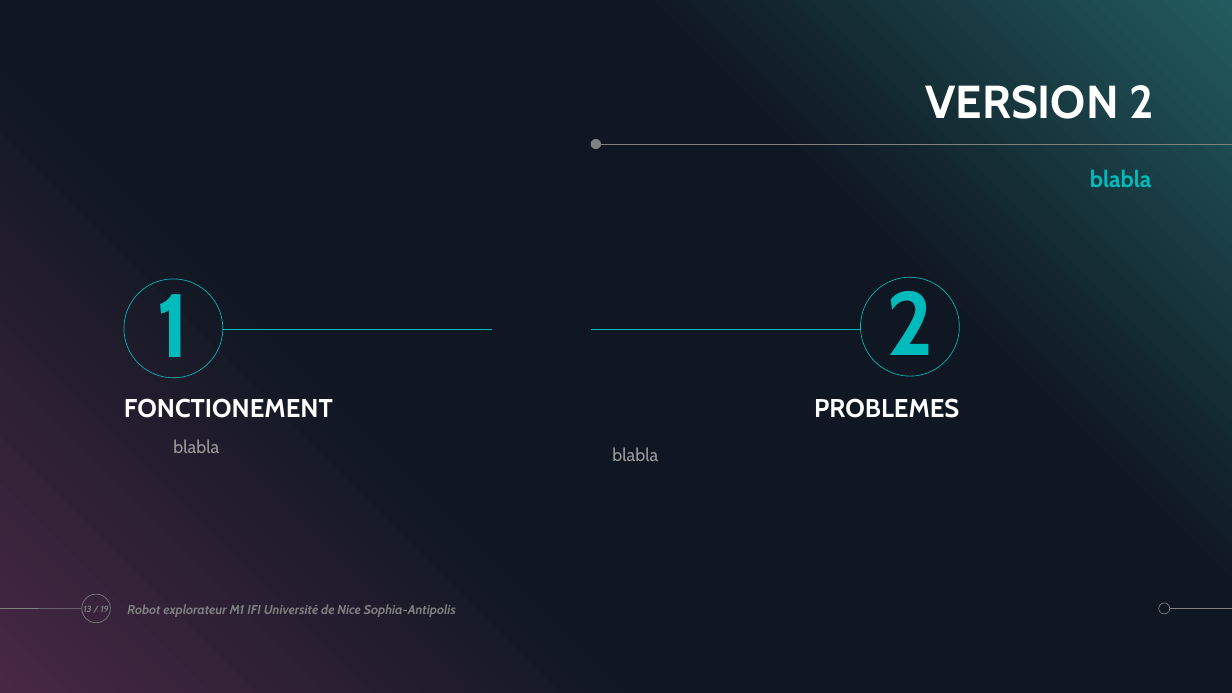
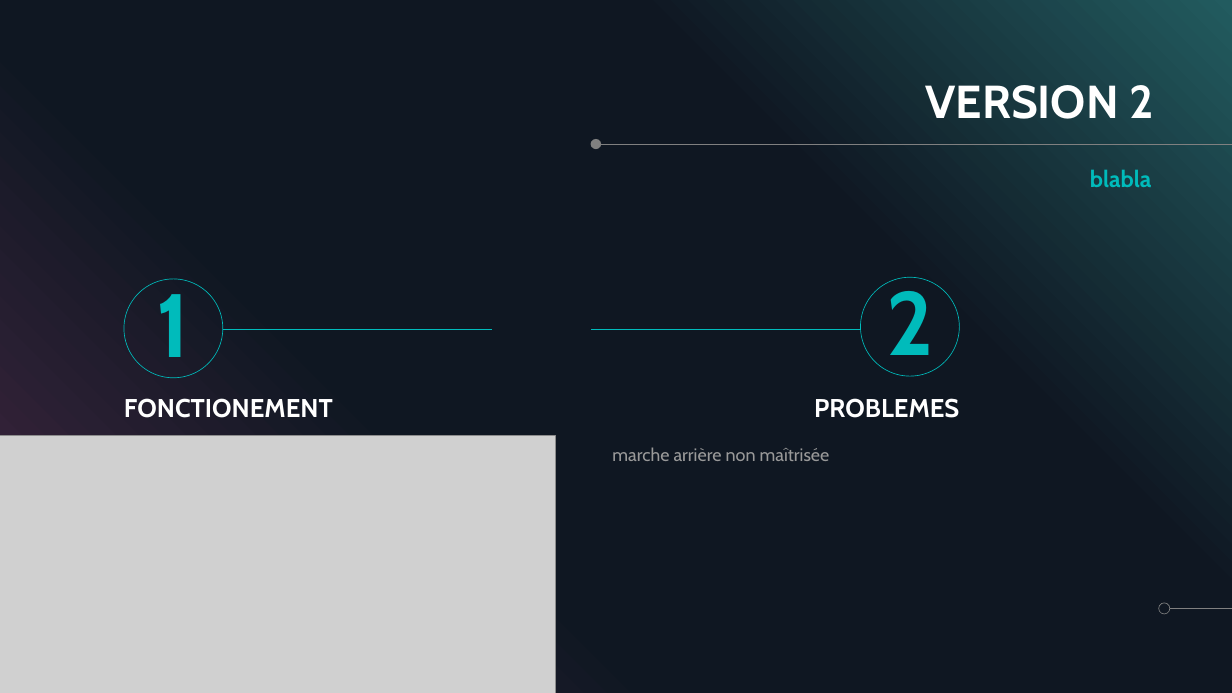
Before and after one commit to ChloeMaccarinelli/TER_M1_S2, a slide deck: slide 13 of doc/Diapo_LOTFI_MACCARINELLI_MARION.pptx. Drawn at 1232x693 pixels with LibreOffice and Linux fonts; fonts in the diff are those of the drawing; grey boxes stand for pictures. Boxes give left, top, right and bottom in pixels: in the first picture for what was removed or moved away, otherwise in the second. Text is boxed around its words. In the diff, an @@ line names an element or a change of style, - is before the commit and + after.

```diff
--- a/doc/Diapo_LOTFI_MACCARINELLI_MARION.pptx
+++ b/doc/Diapo_LOTFI_MACCARINELLI_MARION.pptx
@@ picture added at [0, 435, 555, 693] @@
@@ text removed at [173, 439, 219, 453] @@
-blabla
@@ text at [612, 447, 830, 461]: text changed @@
-blabla
+marche arrière non maîtrisée
@@ ellipse removed at [82, 594, 111, 623] @@
@@ line removed from (0, 609) to (81, 608) @@
@@ page number removed at [84, 606, 109, 612] @@
-13 / 19
@@ text removed at [127, 604, 456, 617] @@
-Robot explorateur M1 IFI Université de Nice Sophia-Antipolis
```
Also in this commit, not shown: 2 other slides changed, 1 other file.
